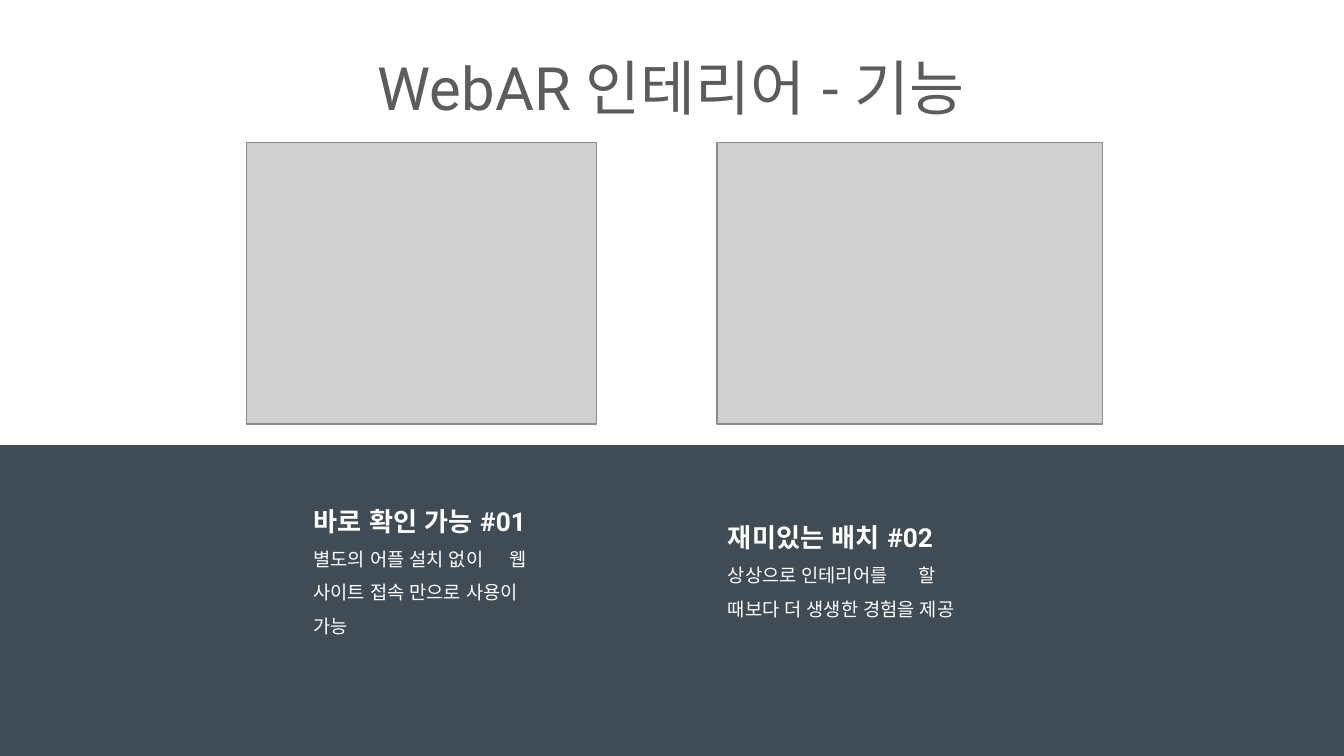
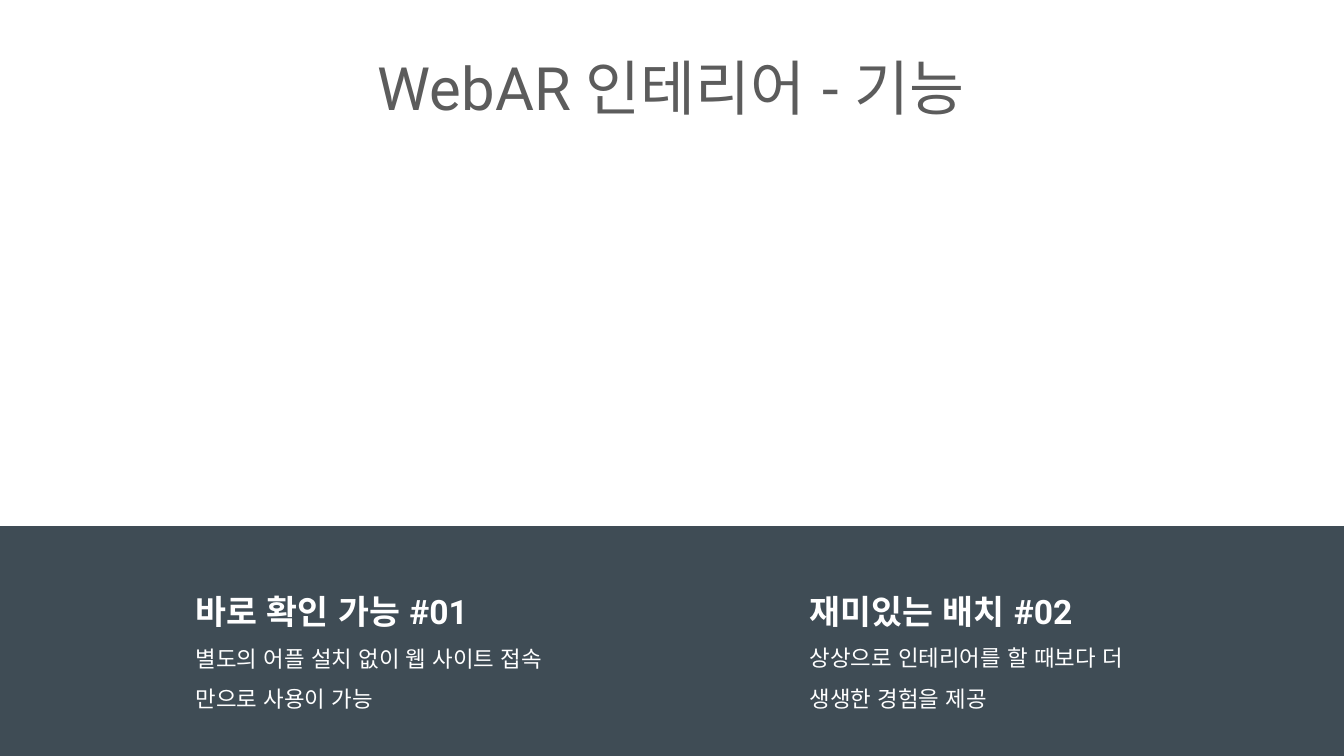
Before and after one commit to ptyoiy/ARwork, a slide deck: slide 8 of 호남-발표자료.pptx. Drawn at 1344x756 pixels with LibreOffice and Linux fonts; fonts in the diff are those of the drawing; grey boxes stand for pictures; background and template pictures are left out. Boxes give left, top, right and bottom in pixels: in the first picture for what was removed or moved away, otherwise in the second. Text is boxed around its words. In the diff, an @@ line names an element or a change of style, - is before the commit and + after.

```diff
--- a/호남-발표자료.pptx
+++ b/호남-발표자료.pptx
@@ picture removed at <box>246,142,595,423</box> @@
@@ picture removed at <box>716,142,1102,423</box> @@
@@ rectangle: place and size @@
-rectangle at <box>0,445,1344,755</box>
+rectangle at <box>0,526,1344,755</box>
@@ text "바로 확인 가능 #01 별도의 ...": place and size @@
-text "바로 확인 가능 #01 별도의 ..." at <box>314,509,526,635</box>
+text "바로 확인 가능 #01 별도의 ..." at <box>196,595,542,709</box>
@@ text "바로 확인 가능 #01 별도의 ..." at <box>196,595,542,709</box>: size 14 to 18 pt in "바로 확인 가능 #01"; size 10 to 12 pt in "별도의 어플 설치 없이 웹 사이트 접속 ..." @@
@@ text "재미있는 배치 #02 상상으로 인테리어를 ...": place and size @@
-text "재미있는 배치 #02 상상으로 인테리어를 ..." at <box>728,525,954,618</box>
+text "재미있는 배치 #02 상상으로 인테리어를 ..." at <box>810,596,1123,709</box>
@@ text "재미있는 배치 #02 상상으로 인테리어를 ..." at <box>810,596,1123,709</box>: size 14 to 18 pt in "재미있는 배치 #02"; size 10 to 12 pt in "상상으로 인테리어를 할 때보다 더 생생한 경험을 ..." @@
@@ line added from (0, 703) to (1344, 703), #D9D9D9 0.75 pt dashed @@
```
Also in this commit, not shown: 11 other slides changed, 3 slides added, 1 slide removed, 1 other file.
